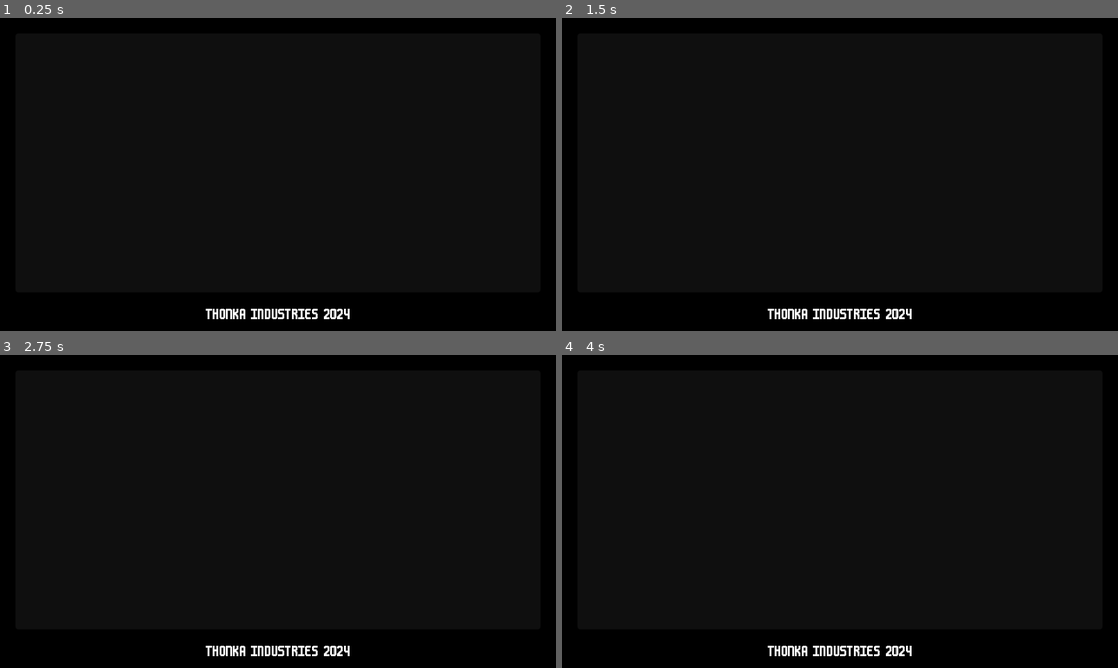
Above: before the commit, frames 1-4 (two rows, left to right).
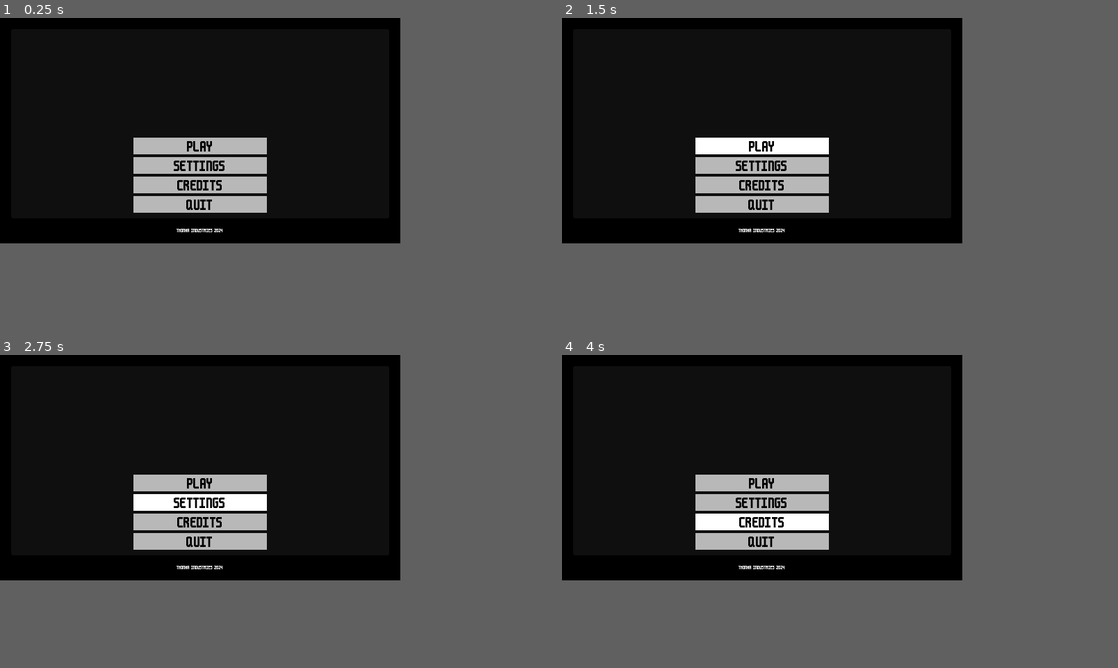
Above: after the commit, the same moments.

Repository: slotling/collateral-damage-gwj71
Game: Godot game, scene res://UI/main_menu.tscn
Two runs of this game, one before a commit and one after it. Both use one fixed random seed, a clock stepped at 60 frames per second and the inputs below. This scene is started directly instead of the project's main scene.
Inputs (mouse positions are in pixels of both pictures, inside the frame that each line leads up to):
- Up to frame 1 (0.25 s): no input
- Up to frame 2 (1.5 s): click (840, 196) at 0.5 s, where only the run after the commit has a clickable "PLAY"; click (840, 196) at 1.25 s, where only the run after the commit has a clickable "PLAY"
- Up to frame 3 (2.75 s): click (278, 558) at 2 s, where only the run after the commit has a clickable "SETTINGS"
- Up to frame 4 (4 s): click (840, 586) at 2.75 s, where only the run after the commit has a clickable "CREDITS"; tap Enter at 3.5 s; hold Right (ui_right) from 3.53 s (still down); hold Shift (run, bound only after the commit) from 3.53 s (still down)
In our replay, the window is 800x450 before the commit and 576x324 after it. These sizes can differ from the game's own. Grey fills any space a smaller window leaves; there, only what the larger window draws over its background counts as a difference.

The runs differ from the first frame. In frame 1, 5.3% of the frame differs, in the area x 24-63%, y 38-97%; in frame 2, 5.3%; in frame 3, 5.3%; in frame 4, 5.3%.

Commit message:
changes I forgor they're called

Diff:
--- a/Scenes/Entities/player.gd
+++ b/Scenes/Entities/player.gd
@@ -1,24 +1,12 @@
 extends CharacterBody2D
 
-const ACCEL = 4000.0
-const MAX_SPEED = 400.0
+@onready var movement_handler: Node = $MovementHandler
 
+var state: String = "idle"
 
 func _physics_process(delta):
-	var direction = Vector2(Input.get_axis("ui_left", "ui_right"), Input.get_axis("ui_up", "ui_down")).normalized()
-	var delta_accel = ACCEL * delta
-	if direction.x:
-		velocity.x += direction.x * delta_accel
-	else:
-		velocity.x = move_toward(velocity.x, 0, delta_accel)
-	velocity.x = clamp(velocity.x, -MAX_SPEED, MAX_SPEED)
+	movement_handler.dir = Input.get_vector("ui_left", "ui_right", "ui_up", "ui_down").normalized()
 
-	if direction.y:
-		velocity.y += direction.y * delta_accel
-	else:
-		velocity.y = move_toward(velocity.y, 0, delta_accel)
-	velocity.y = clamp(velocity.y, -MAX_SPEED, MAX_SPEED)
-
-
+	movement_handler.running = Input.is_action_pressed("run")
 
 	move_and_slide()
--- a/UI/main_menu.tscn
+++ b/UI/main_menu.tscn
@@ -4,7 +4,7 @@
 [ext_resource type="Theme" uid="uid://ch2bx845fh1ba" path="res://Resources/Themes/main_ui_theme.tres" id="1_vd5ui"]
 
 [sub_resource type="LabelSettings" id="LabelSettings_jje25"]
-font_size = 18
+font_size = 8
 
 [node name="MainMenu" type="Control"]
 layout_mode = 3
@@ -35,7 +35,7 @@
 offset_left = 16.0
 offset_top = 16.0
 offset_right = -16.0
-offset_bottom = -40.0
+offset_bottom = -36.0
 grow_horizontal = 2
 grow_vertical = 2
 
@@ -48,10 +48,10 @@
 
 [node name="VBoxContainer" type="VBoxContainer" parent="Panel"]
 layout_mode = 2
-offset_left = 368.0
-offset_top = 416.0
-offset_right = 752.0
-offset_bottom = 544.0
+offset_left = 176.0
+offset_top = 184.0
+offset_right = 368.0
+offset_bottom = 264.0
 grow_horizontal = 2
 grow_vertical = 0
 alignment = 2
--- a/global.gd
+++ b/global.gd
@@ -9,6 +9,8 @@
 var save_path: String = "user://megarion.anime"
 var data: Dictionary = { }
 
+
+
 func _ready():
 	#reboot_data()
 	load_data()
@@ -19,6 +21,7 @@
 		file.store_var(data)
 		print(data)
 		file.close()
+		load_data()
 
 func load_data(): # load in the saved data from the save file into the game's "data" dict
 	if FileAccess.file_exists(save_path):
--- a/project.godot
+++ b/project.godot
@@ -29,13 +29,19 @@
 window/size/viewport_height=324
 window/size/resizable=false
 window/stretch/mode="canvas_items"
-window/size/window_width_override=1152
-window/size/window_height_override=648
 
 [editor]
 
 run/main_run_args="--rendering-driver opengl3"
 
+[input]
+
+run={
+"deadzone": 0.5,
+"events": [Object(InputEventKey,"resource_local_to_scene":false,"resource_name":"","device":-1,"window_id":0,"alt_pressed":false,"shift_pressed":false,"ctrl_pressed":false,"meta_pressed":false,"pressed":false,"keycode":0,"physical_keycode":4194325,"key_label":0,"unicode":0,"echo":false,"script":null)
+]
+}
+
 [rendering]
 
 textures/canvas_textures/default_texture_filter=0
